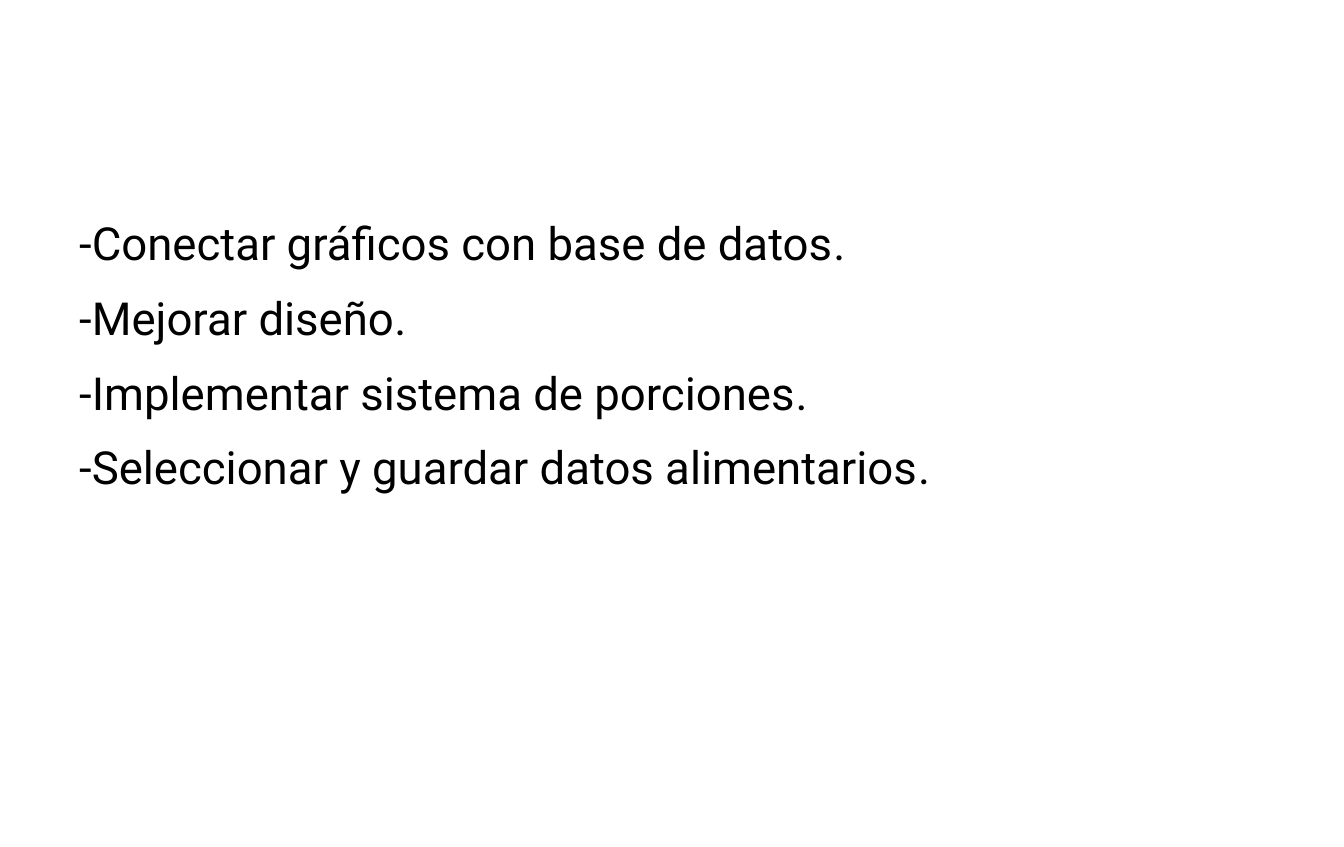
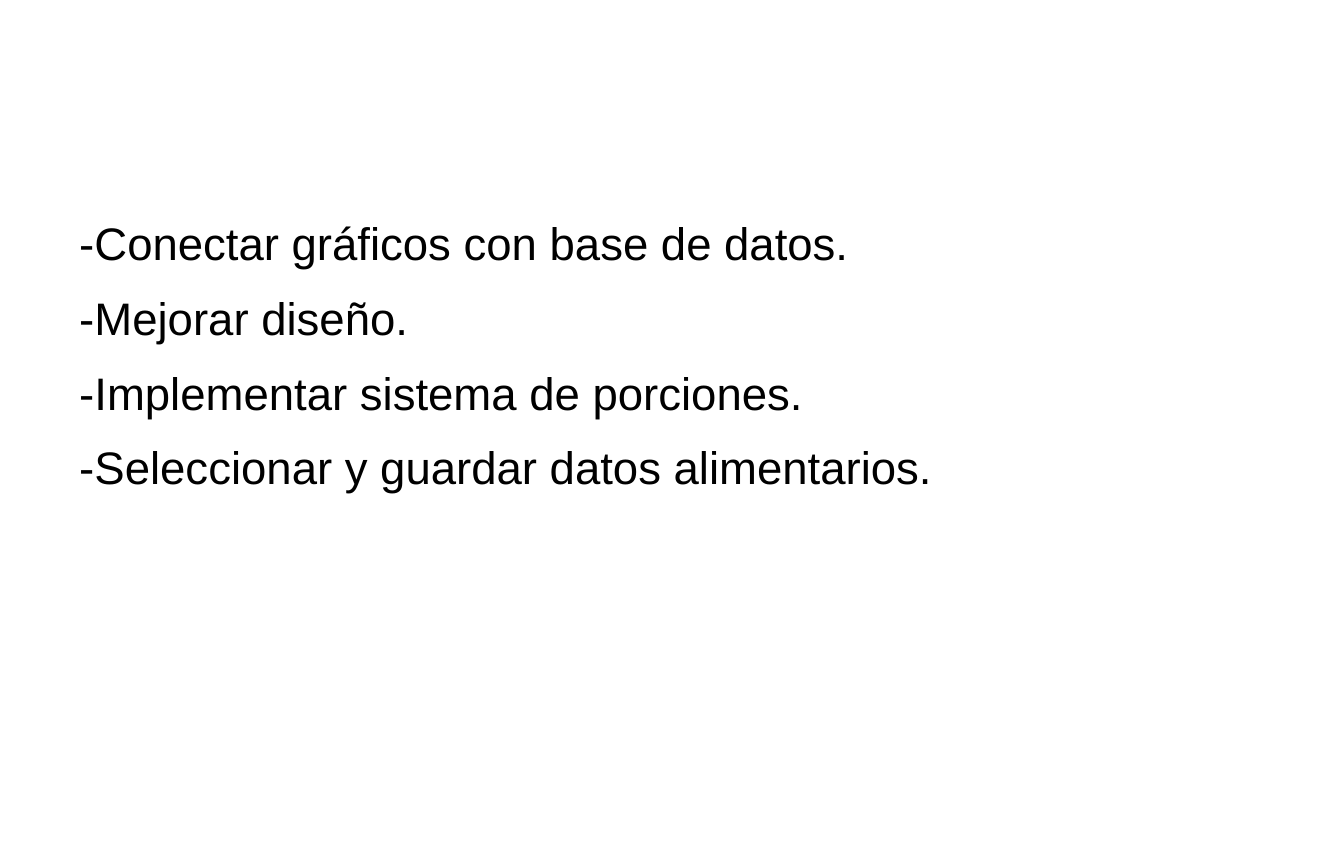
Before and after one commit to jquezadarios/integracion, a slide deck: slide 7 of presentacion/Taller de integracion.pptx. Drawn at 1344x847 pixels with LibreOffice and Linux fonts; fonts in the diff are those of the drawing; background and template pictures are left out. Boxes give left, top, right and bottom in pixels: in the first picture for what was removed or moved away, otherwise in the second. Text is boxed around its words. In the diff, an @@ line names an element or a change of style, - is before the commit and + after.

```diff
--- a/presentacion/Taller de integracion.pptx
+++ b/presentacion/Taller de integracion.pptx
@@ text "-Conectar gráficos con base de ..." at bbox=[79, 226, 932, 494]: font Roboto to Arial @@
```
Also in this commit, not shown: 3 other slides changed, 8 other files.
